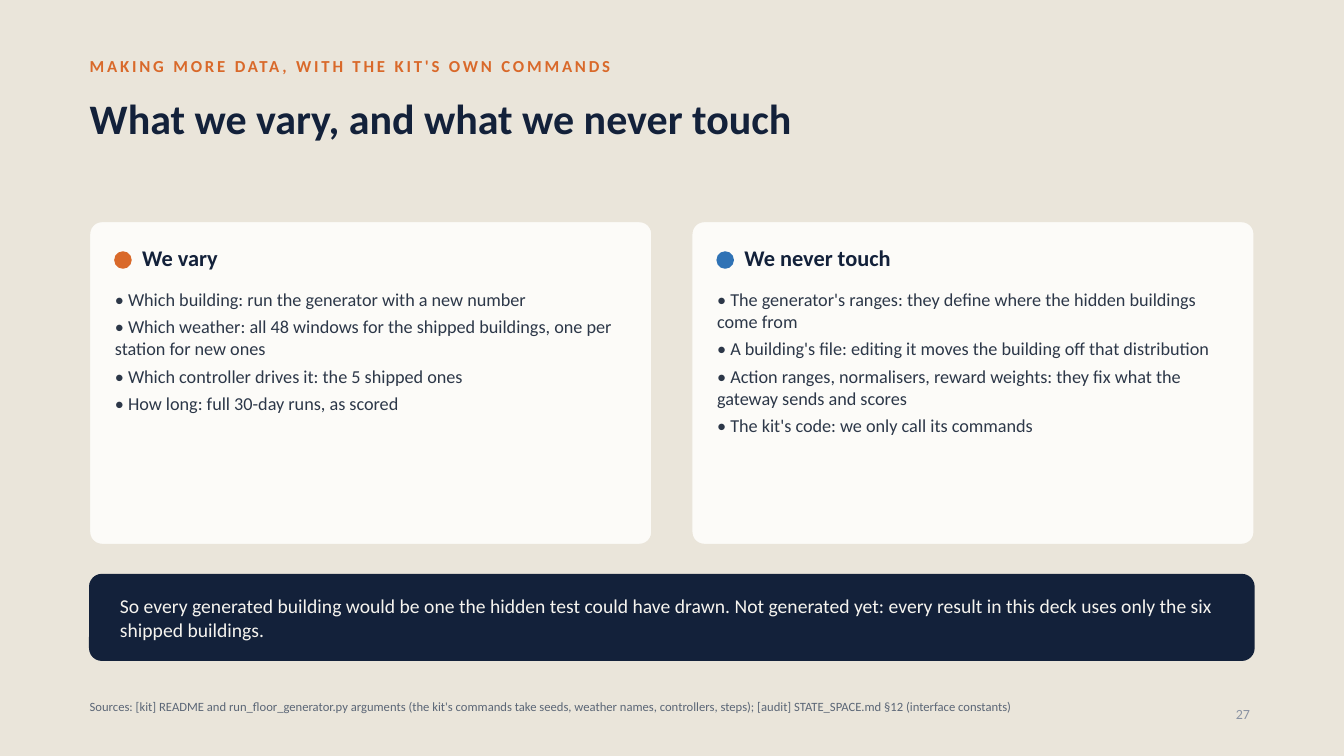
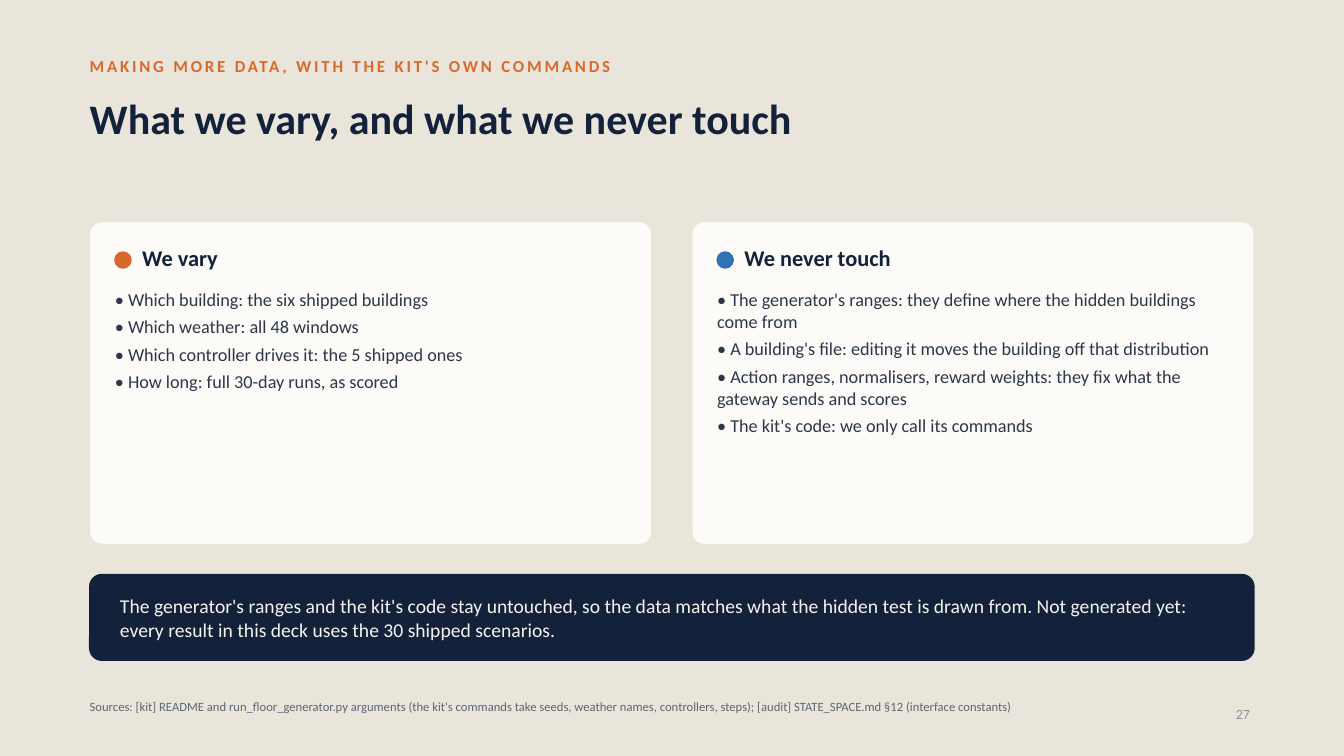
Before and after one commit to srivathsanb14/working-code, a slide deck: slide 27 of docs/One_Controller_for_Every_Building.pptx. Drawn at 1344x756 pixels with LibreOffice and Linux fonts; fonts in the diff are those of the drawing. Boxes give left, top, right and bottom in pixels: in the first picture for what was removed or moved away, otherwise in the second. Text is boxed around its words. In the diff, an @@ line names an element or a change of style, - is before the commit and + after.

```diff
--- a/docs/One_Controller_for_Every_Building.pptx
+++ b/docs/One_Controller_for_Every_Building.pptx
@@ text at [128, 293, 428, 333]: text changed @@
-• Which building: run the generator with a new number
-• Which weather: all 48 windows for the shipped buildings, one per station for new ones
+• Which building: the six shipped buildings
+• Which weather: all 48 windows
@@ text at [120, 599, 1186, 640]: text changed @@
-So every generated building would be one the hidden test could have drawn. Not generated yet: every result in this deck uses only the six shipped buildings.
+The generator's ranges and the kit's code stay untouched, so the data matches what the hidden test is drawn from. Not generated yet: every result in this deck uses the 30 shipped scenarios.
```
Also in this commit, not shown: 5 other slides changed, 22 other files.
